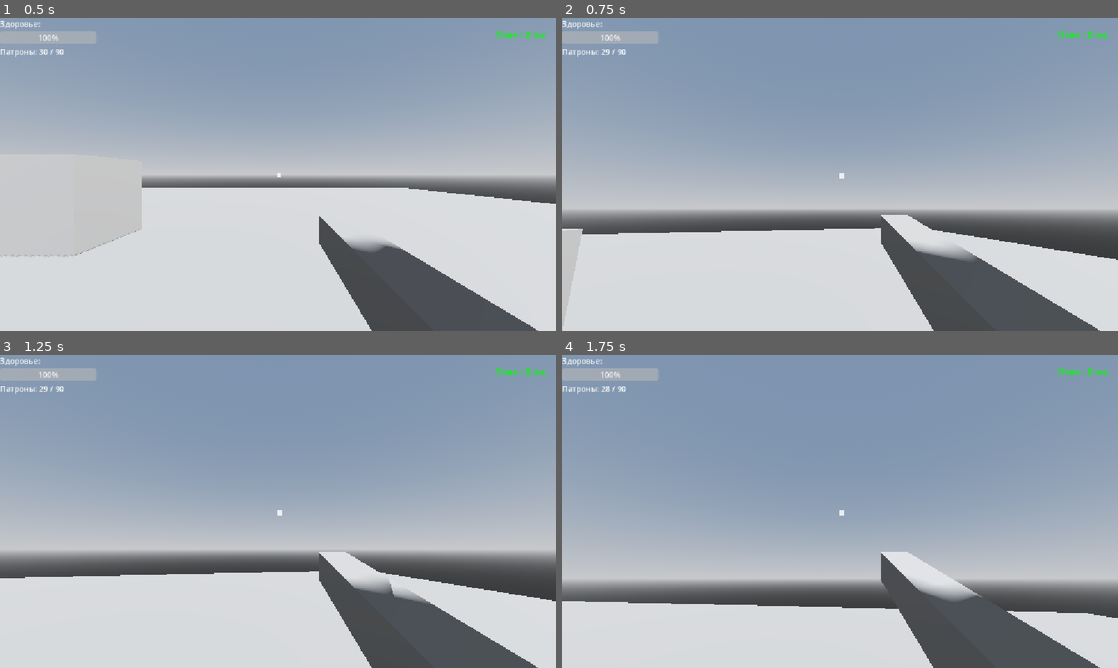
Above: before the commit, frames 1-4 (two rows, left to right).
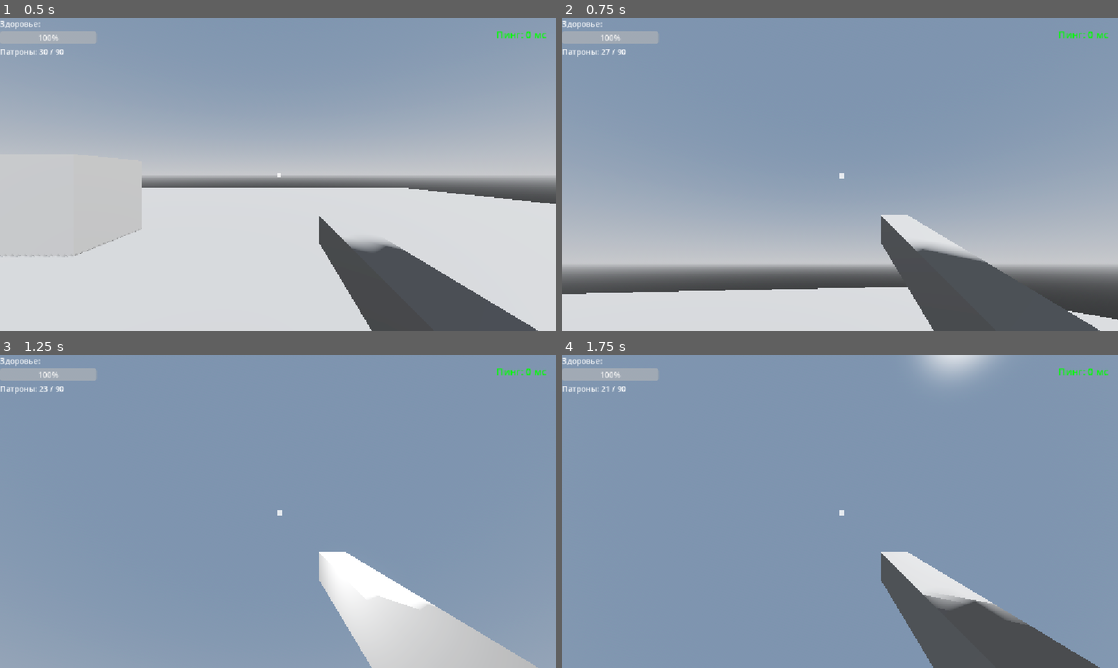
Above: after the commit, the same moments.

Repository: genjblu/multiplayer-vb
Game: Godot game, scene res://scenes/arena.tscn
Two runs of this game, one before a commit and one after it. Both use one fixed random seed, a clock stepped at 60 frames per second and the inputs below. This scene is started directly instead of the project's main scene. The engine's default icon, where the game draws it, is replaced by a stand-in: a white triangle on a blue panel in a dark square.
Inputs (mouse positions are in pixels of both pictures, inside the frame that each line leads up to):
- Up to frame 1 (0.5 s): no input
- Up to frame 2 (0.75 s): tap Enter (ui_accept) at 0.5 s; move the mouse to (867, 174) at 0.52 s; press the mouse at (867, 174) at 0.53 s; hold W (move_forward) from 0.53 s (still down)
- Up to frame 3 (1.25 s): keep holding W (move_forward); tap Space (jump) at 0.77, 1.07 s
- Up to frame 4 (1.75 s): keep holding W (move_forward); move the mouse to (812, 511) at 1.27 s; release the mouse at (812, 511) at 1.28 s; right-click (812, 511) at 1.35 s; tap Space (jump) at 1.52 s; click (812, 511) at 1.55 s

Frame 1 is identical in both runs. In frame 2, 33% of the frame differs, in the area x 0-100%, y 10-100%; in frame 3, 59%; in frame 4, 46%.

Commit message:
Fixed Settings, added new options

Diff:
--- a/project.godot
+++ b/project.godot
@@ -28,6 +28,10 @@
 [editor_plugins]
 
 enabled=PackedStringArray("res://addons/godot_ai/plugin.cfg")
+
+[global_group]
+
+directional_lights=""
 
 [input]
 
--- a/scenes/arena.tscn
+++ b/scenes/arena.tscn
@@ -22,7 +22,7 @@
 [node name="Arena" type="Node3D" unique_id=2100838575]
 script = ExtResource("1_e05a3")
 
-[node name="DirectionalLight3D" type="DirectionalLight3D" parent="." unique_id=1790312215]
+[node name="DirectionalLight3D" type="DirectionalLight3D" parent="." unique_id=1790312215 groups=["directional_lights"]]
 transform = Transform3D(0.707107, -0.5, 0.5, 0, 0.707107, 0.707107, -0.707107, -0.5, 0.5, 0, 10, 0)
 shadow_enabled = true
 
@@ -31,7 +31,6 @@
 
 [node name="PlayerSpawner" type="MultiplayerSpawner" parent="." unique_id=535486961]
 spawn_path = NodePath("..")
-spawnable_scenes = PackedStringArray("res://scenes/player.tscn")
 
 [node name="SpawnPoints" type="Node3D" parent="." unique_id=1358824495]
 
--- a/scripts/hud.gd
+++ b/scripts/hud.gd
@@ -16,6 +16,22 @@
 var is_paused: bool = false
 var ping_label: Label
 var weapon_button: Button
+
+# --- Элементы настроек (поля класса, чтобы лямбды не работали с копиями) ---
+var chk_fullscreen: CheckBox
+var chk_vsync: CheckBox
+var option_msaa: OptionButton
+var chk_glow: CheckBox
+var slider_scale: HSlider
+var chk_fxaa: CheckBox
+var chk_ssao: CheckBox
+var chk_ssr: CheckBox
+var btn_potato: Button
+var option_fps: OptionButton
+
+# --- Режим картошки ---
+var is_potato_mode: bool = false
+var saved_settings: Dictionary = {}
 
 func _ready() -> void:
 	player = owner if owner is CharacterBody3D else get_parent()
@@ -41,7 +57,7 @@
 	_on_ammo_changed(player.current_ammo, player.reserve_ammo)
 
 	# Показываем мобильный интерфейс
-	if OS.has_feature("mobile") or OS.get_name() in ["Android", "iOS"] or ProjectSettings.get_setting("input_devices/pointing/emulate_touch_from_mouse"):
+	if _is_mobile():
 		if has_node("TouchOverlay/JumpButton"): $TouchOverlay/JumpButton.show()
 		if has_node("TouchOverlay/FireButton"): $TouchOverlay/FireButton.show()
 		if has_node("TouchOverlay/JoystickBase"): $TouchOverlay/JoystickBase.show()
@@ -53,9 +69,22 @@
 	_build_pause_menu()
 	_build_hud_elements()
 
+func _is_mobile() -> bool:
+	return OS.has_feature("mobile") or OS.get_name() in ["Android", "iOS"] or ProjectSettings.get_setting("input_devices/pointing/emulate_touch_from_mouse")
+
+# Environment может лежать в WorldEnvironment, а не в камере
+func _get_env() -> Environment:
+	var cam = get_viewport().get_camera_3d()
+	if cam and cam.environment:
+		return cam.environment
+	var we = get_tree().root.find_child("WorldEnvironment", true, false)
+	if we is WorldEnvironment:
+		return we.environment
+	return null
+
 func _build_hud_elements() -> void:
 	var hud_container = $TouchOverlay/HUDContainer if has_node("TouchOverlay/HUDContainer") else self
-	var is_mobile = OS.has_feature("mobile") or OS.get_name() in ["Android", "iOS"] or ProjectSettings.get_setting("input_devices/pointing/emulate_touch_from_mouse")
+	var is_mobile = _is_mobile()
 
 	# Ping label (Top Right) - visible on all platforms
 	ping_label = Label.new()
@@ -112,9 +141,7 @@
 	var btn_menu = Button.new()
 	btn_menu.text = "Меню / Пауза"
 	btn_menu.custom_minimum_size = Vector2(200, 42)
-	btn_menu.pressed.connect(func():
-		_toggle_pause()
-	)
+	btn_menu.pressed.connect(_toggle_pause)
 	btn_vbox.add_child(btn_menu)
 
 func _input(event: InputEvent) -> void:
@@ -249,7 +276,7 @@
 	lbl_video.text = "Видео и Продвинутая Графика"
 	vbox.add_child(lbl_video)
 
-	var chk_fullscreen = CheckBox.new()
+	chk_fullscreen = CheckBox.new()
 	chk_fullscreen.text = "Полноэкранный режим"
 	chk_fullscreen.button_pressed = (DisplayServer.window_get_mode() == DisplayServer.WINDOW_MODE_FULLSCREEN)
 	chk_fullscreen.toggled.connect(func(pressed):
@@ -260,7 +287,7 @@
 	)
 	vbox.add_child(chk_fullscreen)
 
-	var chk_vsync = CheckBox.new()
+	chk_vsync = CheckBox.new()
 	chk_vsync.text = "Вертикальная синхронизация (VSync)"
 	chk_vsync.button_pressed = (DisplayServer.window_get_vsync_mode() != DisplayServer.VSYNC_DISABLED)
 	chk_vsync.toggled.connect(func(pressed):
@@ -276,35 +303,36 @@
 	lbl_msaa.text = "Сглаживание (MSAA)"
 	vbox.add_child(lbl_msaa)
 
-	var option_msaa = OptionButton.new()
+	option_msaa = OptionButton.new()
 	option_msaa.add_item("Отключено", Viewport.MSAA_DISABLED)
 	option_msaa.add_item("2x MSAA", Viewport.MSAA_2X)
 	option_msaa.add_item("4x MSAA", Viewport.MSAA_4X)
 	option_msaa.add_item("8x MSAA", Viewport.MSAA_8X)
-	option_msaa.selected = get_viewport().msaa_3d
+	option_msaa.selected = option_msaa.get_item_index(get_viewport().msaa_3d)
 	option_msaa.item_selected.connect(func(index):
-		get_viewport().msaa_3d = index
+		get_viewport().msaa_3d = option_msaa.get_item_id(index)
 	)
 	vbox.add_child(option_msaa)
 
 	# Glow / Bloom
-	var chk_glow = CheckBox.new()
+	chk_glow = CheckBox.new()
 	chk_glow.text = "Свечение (Bloom / Glow)"
-	chk_glow.button_pressed = true
+	var env_init = _get_env()
+	chk_glow.button_pressed = env_init.glow_enabled if env_init else true
 	chk_glow.toggled.connect(func(pressed):
-		var env = get_viewport().get_camera_3d()
-		if env and env.environment:
-			env.environment.glow_enabled = pressed
+		var env = _get_env()
+		if env:
+			env.glow_enabled = pressed
 	)
 	vbox.add_child(chk_glow)
 
-	# Resolution / Scaling Scale
+	# Resolution Scale
 	var lbl_scale = Label.new()
 	lbl_scale.text = "Масштаб разрешения (Resolution Scale)"
 	vbox.add_child(lbl_scale)
 
-	var slider_scale = HSlider.new()
-	slider_scale.min_value = 0.5
+	slider_scale = HSlider.new()
+	slider_scale.min_value = 0.35
 	slider_scale.max_value = 1.0
 	slider_scale.step = 0.05
 	slider_scale.value = get_viewport().scaling_3d_scale
@@ -313,8 +341,8 @@
 	)
 	vbox.add_child(slider_scale)
 
-	# FXAA (Fast Approximate Anti-Aliasing)
-	var chk_fxaa = CheckBox.new()
+	# FXAA
+	chk_fxaa = CheckBox.new()
 	chk_fxaa.text = "FXAA сглаживание"
 	chk_fxaa.button_pressed = (get_viewport().screen_space_aa == Viewport.SCREEN_SPACE_AA_FXAA)
 	chk_fxaa.toggled.connect(func(pressed):
@@ -325,46 +353,43 @@
 	)
 	vbox.add_child(chk_fxaa)
 
-	# SSAO (Ambient Occlusion)
-	var chk_ssao = CheckBox.new()
+	# SSAO
+	chk_ssao = CheckBox.new()
 	chk_ssao.text = "Затенение окружения (SSAO)"
-	chk_ssao.button_pressed = false
+	chk_ssao.button_pressed = env_init.ssao_enabled if env_init else false
 	chk_ssao.toggled.connect(func(pressed):
-		var cam = get_viewport().get_camera_3d()
-		if cam and cam.environment:
-			cam.environment.ssao_enabled = pressed
+		var env = _get_env()
+		if env:
+			env.ssao_enabled = pressed
 	)
 	vbox.add_child(chk_ssao)
 
-	# SSR (Screen Space Reflections)
-	var chk_ssr = CheckBox.new()
+	# SSR
+	chk_ssr = CheckBox.new()
 	chk_ssr.text = "Отражения в пространстве экрана (SSR)"
-	chk_ssr.button_pressed = false
+	chk_ssr.button_pressed = env_init.ssr_enabled if env_init else false
 	chk_ssr.toggled.connect(func(pressed):
-		var cam = get_viewport().get_camera_3d()
-		if cam and cam.environment:
-			cam.environment.ssr_enabled = pressed
+		var env = _get_env()
+		if env:
+			env.ssr_enabled = pressed
 	)
 	vbox.add_child(chk_ssr)
 
-	# Max FPS Limit
-	var lbl_fps = Label.new()
-	lbl_fps.text = "Ограничение FPS"
-	vbox.add_child(lbl_fps)
-
-	var option_fps = OptionButton.new()
+	# Potato Graphics Preset Toggle
+	btn_potato = Button.new()
+	btn_potato.text = "🥔 Режим Ультра-Картошка: Выкл"
+	btn_potato.pressed.connect(_toggle_potato_mode)
+	vbox.add_child(btn_potato)
+
+	vbox.add_child(HSeparator.new())
+
+	option_fps = OptionButton.new()
 	option_fps.add_item("Без ограничений (0)", 0)
 	option_fps.add_item("30 FPS", 30)
 	option_fps.add_item("60 FPS", 60)
 	option_fps.add_item("120 FPS", 120)
 	option_fps.add_item("144 FPS", 144)
-
-	var current_fps = Engine.max_fps
-	for i in range(option_fps.item_count):
-		if option_fps.get_item_id(i) == current_fps:
-			option_fps.selected = i
-			break
-
+	_sync_fps_option()
 	option_fps.item_selected.connect(func(index):
 		Engine.max_fps = option_fps.get_item_id(index)
 	)
@@ -381,6 +406,116 @@
 	vbox.add_child(btn_back)
 
 	add_child(settings_menu)
+
+func _sync_fps_option() -> void:
+	if not option_fps:
+		return
+	for i in range(option_fps.item_count):
+		if option_fps.get_item_id(i) == Engine.max_fps:
+			option_fps.selected = i
+			return
+	option_fps.selected = -1
+
+# ---------------------------------------------------------------------------
+# Режим Ультра-Картошка
+# ---------------------------------------------------------------------------
+func _toggle_potato_mode() -> void:
+	is_potato_mode = !is_potato_mode
+	var vp = get_viewport()
+	var cam = vp.get_camera_3d()
+	var env = _get_env()
+
+	if is_potato_mode:
+		# Запоминаем текущие настройки, чтобы вернуть именно их
+		saved_settings = {
+			"vsync": DisplayServer.window_get_vsync_mode(),
+			"msaa": vp.msaa_3d,
+			"aa": vp.screen_space_aa,
+			"scale": vp.scaling_3d_scale,
+			"fps": Engine.max_fps,
+			"far": cam.far if cam else 4000.0,
+		}
+		if env:
+			saved_settings["glow"] = env.glow_enabled
+			saved_settings["ssao"] = env.ssao_enabled
+			saved_settings["ssr"] = env.ssr_enabled
+			saved_settings["vfog"] = env.volumetric_fog_enabled
+			saved_settings["fog"] = env.fog_enabled
+			saved_settings["sdfgi"] = env.sdfgi_enabled
+			saved_settings["tonemap"] = env.tonemap_mode
+
+		btn_potato.text = "🥔 Режим Ультра-Картошка: Вкл"
+
+		DisplayServer.window_set_vsync_mode(DisplayServer.VSYNC_DISABLED)
+		vp.msaa_3d = Viewport.MSAA_DISABLED
+		vp.screen_space_aa = Viewport.SCREEN_SPACE_AA_DISABLED
+		vp.scaling_3d_scale = 0.35
+		Engine.max_fps = 60
+
+		if cam:
+			cam.far = 100.0
+		if env:
+			env.glow_enabled = false
+			env.ssao_enabled = false
+			env.ssr_enabled = false
+			env.volumetric_fog_enabled = false
+			env.fog_enabled = false
+			env.sdfgi_enabled = false
+			env.tonemap_mode = Environment.TONE_MAPPER_LINEAR
+
+		for node in get_tree().get_nodes_in_group("directional_lights"):
+			if node is DirectionalLight3D:
+				node.shadow_enabled = false
+
+		print("Ultra-Potato mode ON | env=", env, " vsync=", DisplayServer.window_get_vsync_mode())
+	else:
+		btn_potato.text = "🥔 Режим Ультра-Картошка: Выкл"
+
+		DisplayServer.window_set_vsync_mode(saved_settings.get("vsync", DisplayServer.VSYNC_ENABLED))
+		vp.msaa_3d = saved_settings.get("msaa", Viewport.MSAA_2X)
+		vp.screen_space_aa = saved_settings.get("aa", Viewport.SCREEN_SPACE_AA_FXAA)
+		vp.scaling_3d_scale = saved_settings.get("scale", 1.0)
+		Engine.max_fps = saved_settings.get("fps", 0)
+
+		if cam:
+			cam.far = saved_settings.get("far", 4000.0)
+		if env and saved_settings.has("glow"):
+			env.glow_enabled = saved_settings["glow"]
+			env.ssao_enabled = saved_settings["ssao"]
+			env.ssr_enabled = saved_settings["ssr"]
+			env.volumetric_fog_enabled = saved_settings["vfog"]
+			env.fog_enabled = saved_settings["fog"]
+			env.sdfgi_enabled = saved_settings["sdfgi"]
+			env.tonemap_mode = saved_settings["tonemap"]
+
+		for node in get_tree().get_nodes_in_group("directional_lights"):
+			if node is DirectionalLight3D:
+				node.shadow_enabled = true
+
+		print("Normal graphics mode restored")
+
+	_sync_settings_ui()
+
+# Приводит элементы интерфейса в соответствие с реальными настройками
+func _sync_settings_ui() -> void:
+	var vp = get_viewport()
+	var env = _get_env()
+
+	if chk_vsync:
+		chk_vsync.set_pressed_no_signal(DisplayServer.window_get_vsync_mode() != DisplayServer.VSYNC_DISABLED)
+	if option_msaa:
+		option_msaa.selected = option_msaa.get_item_index(vp.msaa_3d)
+	if slider_scale:
+		slider_scale.set_value_no_signal(vp.scaling_3d_scale)
+	if chk_fxaa:
+		chk_fxaa.set_pressed_no_signal(vp.screen_space_aa == Viewport.SCREEN_SPACE_AA_FXAA)
+	if env:
+		if chk_glow: chk_glow.set_pressed_no_signal(env.glow_enabled)
+		if chk_ssao: chk_ssao.set_pressed_no_signal(env.ssao_enabled)
+		if chk_ssr: chk_ssr.set_pressed_no_signal(env.ssr_enabled)
+	_sync_fps_option()
+
+# ---------------------------------------------------------------------------
 
 func _process(delta: float) -> void:
 	if not player:
--- a/scripts/player.gd
+++ b/scripts/player.gd
@@ -74,6 +74,11 @@
 var touch_look_index: int = -1
 var recoil_pitch: float = 0.0
 
+var fire_timer: float = 0.0
+@export var assault_fire_rate: float = 0.12  # интервал между выстрелами автомата (сек)
+var is_firing: bool = false
+var touch_fire: bool = false
+
 # --- Мобильное управление ---
 var is_mobile: bool = false
 var touch_move: Vector2 = Vector2.ZERO
@@ -287,7 +292,8 @@
 		return
 	match action:
 		"fire":
-			if pressed and not is_reloading:
+			touch_fire = pressed
+			if pressed and not is_reloading and current_weapon != WeaponType.ASSAULT:
 				shoot()
 		"reload":
 			if pressed and not is_reloading and current_ammo < max_ammo and reserve_ammo > 0:
@@ -322,6 +328,17 @@
 		return
 
 	is_ads = Input.is_action_pressed("ads") or touch_ads
+
+	# Автоматическая стрельба для автомата
+	is_firing = Input.is_action_pressed("fire") or touch_fire
+	if current_weapon == WeaponType.ASSAULT and is_firing and not is_reloading:
+		fire_timer -= delta
+		if fire_timer <= 0.0:
+			shoot()
+			fire_timer = assault_fire_rate
+	else:
+		fire_timer = 0.0
+
 	var stats = weapon_stats[current_weapon]
 	var target_fov = stats["ads_fov"] if is_ads else 75.0
 	camera.fov = lerp(camera.fov, target_fov, delta * 15.0)
